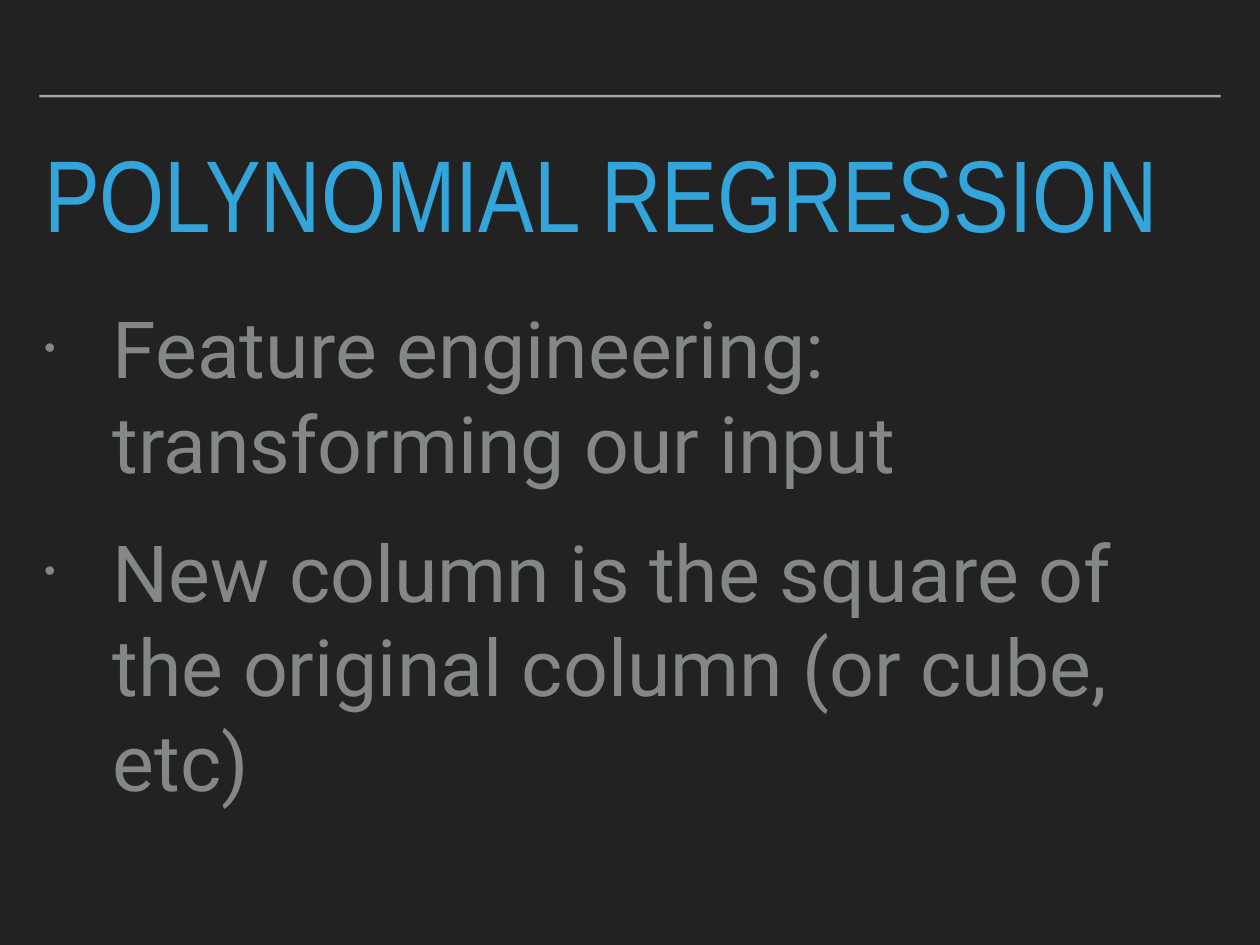
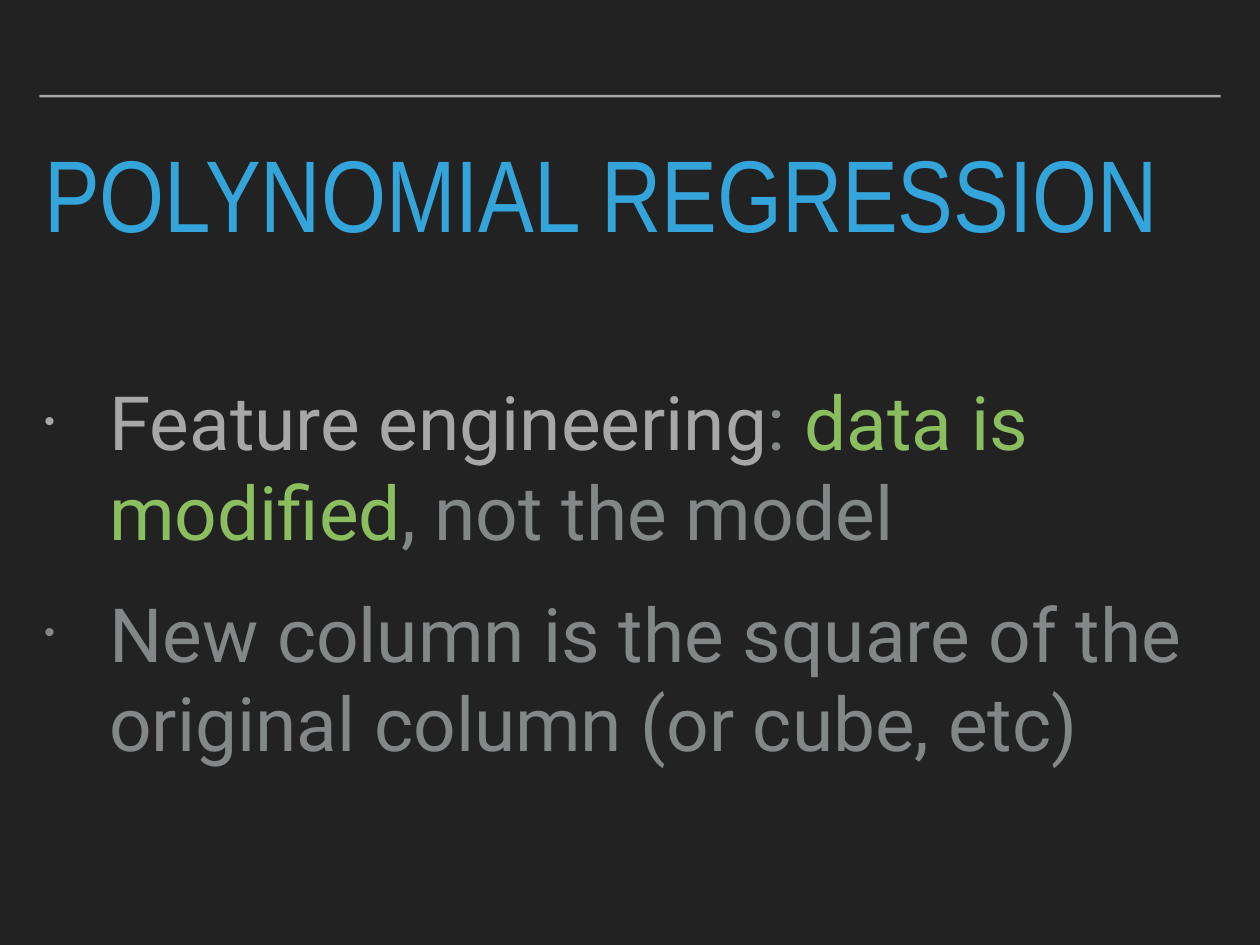
Before and after one commit to patricks1/noble-machine-learning, a slide deck: slide 28 of Session3/Session3_Slides.pptx (slide 4 before the commit). Drawn at 1260x945 pixels with LibreOffice and Linux fonts; fonts in the diff are those of the drawing. Boxes give left, top, right and bottom in pixels: in the first picture for what was removed or moved away, otherwise in the second. Text is boxed around its words. In the diff, an @@ line names an element or a change of style, - is before the commit and + after.

```diff
--- a/Session3/Session3_Slides.pptx
+++ b/Session3/Session3_Slides.pptx
@@ text "Feature engineering: data is modified, ..." moved from (x1=113, y1=321, x2=1110, y2=809) to (x1=109, y1=394, x2=1181, y2=768) @@
@@ text at (x1=109, y1=394, x2=1028, y2=550): text changed; size 64 to 60.8 pt; text colour #838787 to #A7A7A7 @@
-• Feature engineering: transforming our input
+• Feature engineering: data is modified, not the model
@@ text at (x1=109, y1=605, x2=1181, y2=768): size 64 to 60.8 pt in "New column is the square of the ..."; indent changed; less space between paragraphs @@
```
Also in this commit, not shown: 3 other slides changed, 25 slides added, 38 slides removed, 4 other files.
